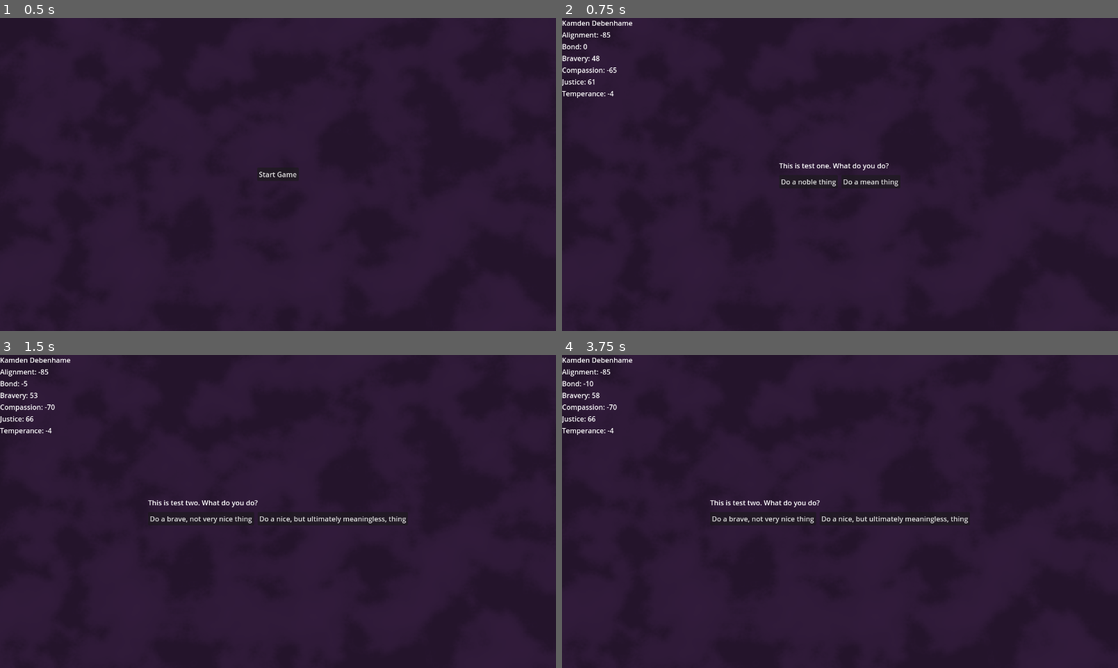
Above: before the commit, frames 1-4 (two rows, left to right).
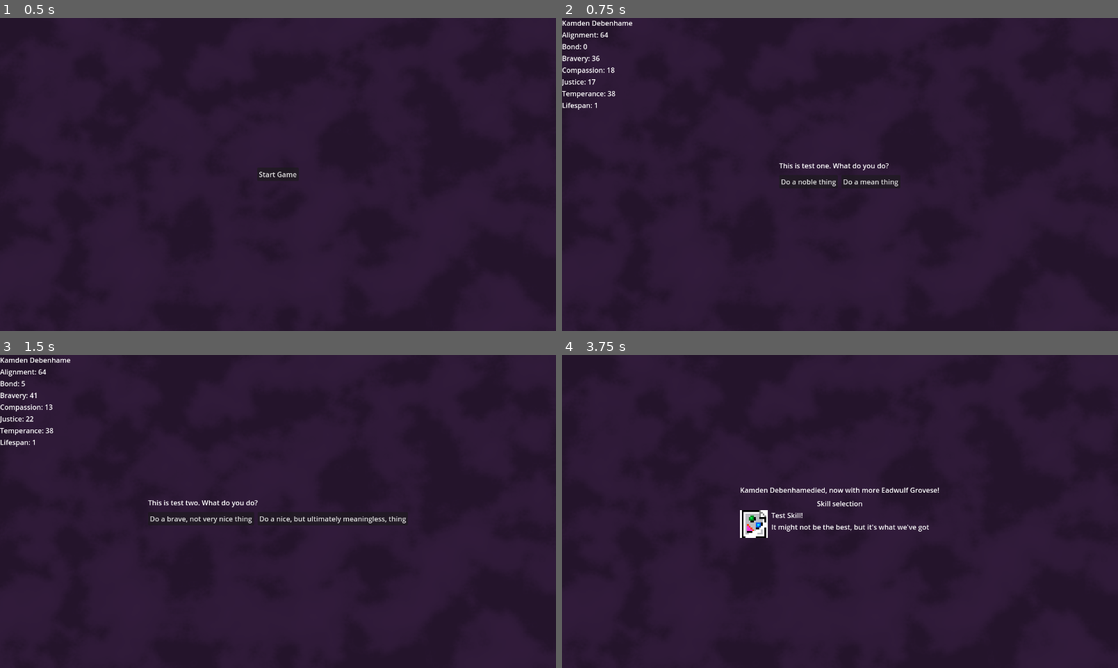
Above: after the commit, the same moments.

Repository: fiobabig/PirateJam16
Game: Godot game, scene res://app/game.tscn
Two runs of this game, one before a commit and one after it. Both use one fixed random seed, a clock stepped at 60 frames per second and the inputs below.
Inputs:
- Up to frame 1 (0.5 s): no input
- Up to frame 2 (0.75 s): click "Start Game" at 0.5 s
- Up to frame 3 (1.5 s): click "Do a noble thing" at 1.25 s
- Up to frame 4 (3.75 s): click "Do a brave, not very nice thi…" at 2 s; click "Do a nice, but ultimately mea…" at 2.75 s; click "Continue" at 3.5 s

Frame 1 is identical in both runs. In frame 2, 0.2% of the frame differs, in the area x 0-10%, y 4-30%; in frame 3, 0.2%; in frame 4, 2.2%, in the area x 0-73%, y 0-59%.

Commit message:
Skills

Diff:
--- /dev/null
+++ b/app/enums.gd
@@ -0,0 +1,3 @@
+extends Node
+
+enum Skills { TestSkill }
--- a/app/game_ui.gd
+++ b/app/game_ui.gd
@@ -1,5 +1,6 @@
 extends MarginContainer
 
+@onready var bearer_died: CanvasItem = %BearerDied
 @onready var bearer_display: CanvasItem = %BearerDisplay
 @onready var decision_display: CanvasItem = %DecisionDisplay
 @onready var inflection_display: CanvasItem = %InflectionDisplay
@@ -16,6 +17,7 @@
 	EventService.victory_good.connect(_on_victory_good)
 	EventService.victory_evil.connect(_on_victory_evil)
 	EventService.unbonded.connect(_on_unbonded)
+	EventService.bearer_died.connect(_on_bearer_died)
 
 
 func _on_start_decision(decision: Decision):
@@ -50,7 +52,14 @@
 	loss_display.visible = true
 
 
+func _on_bearer_died(previous: BearerResource, next: BearerResource):
+	_hide_all()
+
+	bearer_died.visible = true
+
+
 func _hide_all():
+	bearer_died.visible = false
 	bearer_display.visible = false
 	decision_display.visible = false
 	inflection_display.visible = false
--- a/app/game_ui.tscn
+++ b/app/game_ui.tscn
@@ -7,6 +7,7 @@
 [ext_resource type="PackedScene" uid="uid://566e71g14tc4" path="res://game_over/victory_evil.tscn" id="5_1mhxg"]
 [ext_resource type="PackedScene" uid="uid://cixct64hwog81" path="res://game_over/victory_good.tscn" id="6_1vyc8"]
 [ext_resource type="PackedScene" uid="uid://boq7u2txqtl36" path="res://game_over/loss_display.tscn" id="7_ib3yt"]
+[ext_resource type="PackedScene" uid="uid://cymk0jjrjss5" path="res://bearer/bearer_died.tscn" id="8_oet7t"]
 
 [node name="GameUI" type="MarginContainer"]
 anchors_preset = 15
@@ -39,3 +40,7 @@
 [node name="LossDisplay" parent="." instance=ExtResource("7_ib3yt")]
 unique_name_in_owner = true
 layout_mode = 2
+
+[node name="BearerDied" parent="." instance=ExtResource("8_oet7t")]
+unique_name_in_owner = true
+layout_mode = 2
--- /dev/null
+++ b/bearer/bearer_died.gd
@@ -0,0 +1,28 @@
+extends MarginContainer
+
+@onready var continue_button: Button = %Continue
+@onready var label: Label = %Label
+@onready var skill_selector: SkillSelector = %SkillSelector
+
+var _selected_skill: Enums.Skills
+
+
+func _ready() -> void:
+	EventService.bearer_died.connect(_on_bearer_died)
+	skill_selector.selected.connect(_on_skill_selected)
+
+	continue_button.visible = false
+
+
+func _on_bearer_died(previous: BearerResource, next: BearerResource):
+	label.text = previous.name + "died, now with more " + next.name + "!"
+
+
+func _on_continue_pressed() -> void:
+	SkillService.add_skill(_selected_skill)
+	EventService.next()
+
+
+func _on_skill_selected(skill: Enums.Skills):
+	_selected_skill = skill
+	continue_button.visible = true
--- /dev/null
+++ b/bearer/bearer_died.tscn
@@ -0,0 +1,38 @@
+[gd_scene load_steps=3 format=3 uid="uid://cymk0jjrjss5"]
+
+[ext_resource type="Script" path="res://bearer/bearer_died.gd" id="1_4oy5t"]
+[ext_resource type="PackedScene" uid="uid://2jr5loh2rnc" path="res://skill/skill_selector.tscn" id="2_1tv72"]
+
+[node name="BearerDied" type="MarginContainer"]
+anchors_preset = 15
+anchor_right = 1.0
+anchor_bottom = 1.0
+grow_horizontal = 2
+grow_vertical = 2
+script = ExtResource("1_4oy5t")
+
+[node name="CenterContainer" type="CenterContainer" parent="."]
+layout_mode = 2
+
+[node name="VBoxContainer" type="VBoxContainer" parent="CenterContainer"]
+layout_mode = 2
+theme_override_constants/separation = 8
+
+[node name="Label" type="Label" parent="CenterContainer/VBoxContainer"]
+unique_name_in_owner = true
+layout_mode = 2
+text = "who died and left you in charge"
+horizontal_alignment = 1
+
+[node name="SkillSelector" parent="CenterContainer/VBoxContainer" instance=ExtResource("2_1tv72")]
+unique_name_in_owner = true
+layout_mode = 2
+
+[node name="Continue" type="Button" parent="CenterContainer/VBoxContainer"]
+unique_name_in_owner = true
+layout_mode = 2
+size_flags_horizontal = 4
+size_flags_vertical = 4
+text = "Continue"
+
+[connection signal="pressed" from="CenterContainer/VBoxContainer/Continue" to="." method="_on_continue_pressed"]
--- a/bearer/display/bearer_display.gd
+++ b/bearer/display/bearer_display.gd
@@ -7,11 +7,14 @@
 @onready var compassion_label: Label = %Compassion
 @onready var justice_label: Label = %Justice
 @onready var temperance_label: Label = %Temperance
+@onready var lifespan_label: Label = %Lifespan
+@onready var skills_label: Label = %Skills
 
 
 func _ready() -> void:
 	visible = false
 	BearerService.changed.connect(_on_bearer_changed)
+	SkillService.selected_changed.connect(_on_selected_changed)
 
 
 func _on_bearer_changed(bearer: BearerResource):
@@ -23,3 +26,8 @@
 	compassion_label.text = "Compassion: " + str(bearer.compassion)
 	justice_label.text = "Justice: " + str(bearer.justice)
 	temperance_label.text = "Temperance: " + str(bearer.temperance)
+	lifespan_label.text = "Lifespan: " + str(bearer.lifespan)
+
+
+func _on_selected_changed(skills: Array[Enums.Skills]):
+	skills_label.text = "Skills: " + String(", ").join(skills.map(func(a): return SkillService.get_skill(a).name))
--- a/bearer/display/bearer_display.tscn
+++ b/bearer/display/bearer_display.tscn
@@ -41,3 +41,11 @@
 [node name="Temperance" type="Label" parent="VBoxContainer"]
 unique_name_in_owner = true
 layout_mode = 2
+
+[node name="Lifespan" type="Label" parent="VBoxContainer"]
+unique_name_in_owner = true
+layout_mode = 2
+
+[node name="Skills" type="Label" parent="VBoxContainer"]
+unique_name_in_owner = true
+layout_mode = 2
--- a/bearer/service/bearer_service.gd
+++ b/bearer/service/bearer_service.gd
@@ -11,18 +11,27 @@
 		return _current
 
 
-func create():
+func create() -> BearerResource:
 	var first_name = first_names[randi() % first_names.size()]
 	var last_name = last_names[randi() % last_names.size()]
 
 	_current = BearerResource.new()
 	_current.name = first_name + " " + last_name
-	_current.alignment = random_stat()
+	_current.alignment = _random_stat()
 	_current.bond = 0
-	_current.bravery = random_stat()
-	_current.compassion = random_stat()
-	_current.justice = random_stat()
-	_current.temperance = random_stat()
+	_current.bravery = _random_stat()
+	_current.compassion = _random_stat()
+	_current.justice = _random_stat()
+	_current.temperance = _random_stat()
+	_current.lifespan = 1
+
+	changed.emit(_current)
+
+	return _current
+
+
+func decrease_lifespan():
+	_current.lifespan = _current.lifespan - 1
 
 	changed.emit(_current)
 
@@ -31,19 +40,34 @@
 	return _current.bond <= -100
 
 
+func is_dead() -> bool:
+	return _current.lifespan <= 0
+
+
 func update(option: DecisionOption):
-	_current.bravery += option.bravery
-	_current.compassion += option.compassion
-	_current.justice += option.justice
-	_current.temperance += option.temperance
+	_current.bravery = _cap(_current.bravery + option.bravery)
+	_current.compassion = _cap(_current.compassion + option.compassion)
+	_current.justice = _cap(_current.justice + option.justice)
+	_current.temperance = _cap(_current.temperance + option.temperance)
 
 	if sign(_current.alignment) == sign(option.alignment):
 		_current.bond += abs(option.alignment)
 	else:
 		_current.bond -= abs(option.alignment)
 
+	_current.bond = _cap(_current.bond)
+
 	changed.emit(_current)
 
 
-func random_stat():
+func _cap(value: int):
+	if value > 100:
+		return 100
+	elif value < -100:
+		return -100
+	else:
+		return value
+
+
+func _random_stat():
 	return randi() % 201 - 100
--- a/event/decision/instances/test_decision_two.tres
+++ b/event/decision/instances/test_decision_two.tres
@@ -8,6 +8,8 @@
 alignment = 5
 bravery = 5
 compassion = -5
+justice = 0
+temperance = 0
 text = "Do a brave, not very nice thing"
 
 [sub_resource type="Resource" id="Resource_fkx1p"]
@@ -15,6 +17,8 @@
 alignment = 0
 bravery = 0
 compassion = 5
+justice = 0
+temperance = 0
 text = "Do a nice, but ultimately meaningless, thing"
 
 [resource]
--- a/event/service/event_service.gd
+++ b/event/service/event_service.gd
@@ -5,6 +5,7 @@
 signal victory_good
 signal victory_evil
 signal unbonded(bearer: BearerResource)
+signal bearer_died(previous: BearerResource, next: BearerResource)
 
 @export var decisions: Array[Decision]
 @export var inflections: Array[InflectionResource]
@@ -20,6 +21,9 @@
 
 func next():
 	if _process_unbonded():
+		return
+
+	if _process_lifespan():
 		return
 
 	var victory = _process_victory()
@@ -45,6 +49,7 @@
 
 func _process_inflection():
 	_time_to_next_inflection = 3
+	BearerService.decrease_lifespan()
 
 	_current_inflection = inflections[randi() % inflections.size()]
 
@@ -76,6 +81,18 @@
 		return Victory.None
 
 
+func _process_lifespan() -> bool:
+	if BearerService.is_dead() == false:
+		return false
+
+	var previous = BearerService.current
+	var next = BearerService.create()
+
+	bearer_died.emit(previous, next)
+
+	return true
+
+
 func _process_unbonded() -> bool:
 	if BearerService.is_unbonded() == false:
 		return false
--- a/project.godot
+++ b/project.godot
@@ -20,6 +20,8 @@
 EventService="*res://event/service/event_service.tscn"
 BearerService="*res://bearer/service/bearer_service.tscn"
 GameService="*res://app/game_service.gd"
+SkillService="*res://skill/service/skill_service.tscn"
+Enums="*res://app/enums.gd"
 
 [display]
 
--- /dev/null
+++ b/skill/display/skill_display.gd
@@ -0,0 +1,23 @@
+extends MarginContainer
+class_name SkillDisplay
+
+signal selected(skill: Enums.Skills)
+
+@onready var icon: TextureRect = %Icon
+@onready var name_label: Label = %Name
+@onready var description_label: Label = %Description
+
+var _skill: Enums.Skills
+
+
+func init(skill: SkillResource):
+	_skill = skill.value
+
+	name_label.text = skill.name
+	description_label.text = skill.description
+	icon.texture = skill.icon
+
+
+func _gui_input(event: InputEvent):
+	if event is InputEventMouseButton and event.button_index == MOUSE_BUTTON_LEFT and event.pressed:
+		selected.emit(_skill)
--- /dev/null
+++ b/skill/display/skill_display.tscn
@@ -0,0 +1,46 @@
+[gd_scene load_steps=3 format=3 uid="uid://kppd4qubr16d"]
+
+[ext_resource type="Script" path="res://skill/display/skill_display.gd" id="1_c1ipa"]
+[ext_resource type="Texture2D" uid="uid://b54u1dxrjccaq" path="res://assets/unknown_icon.png" id="1_lymlh"]
+
+[node name="SkillDisplay" type="MarginContainer"]
+anchors_preset = 15
+anchor_right = 1.0
+anchor_bottom = 1.0
+grow_horizontal = 2
+grow_vertical = 2
+size_flags_horizontal = 3
+size_flags_vertical = 3
+mouse_filter = 0
+script = ExtResource("1_c1ipa")
+
+[node name="HBoxContainer" type="HBoxContainer" parent="."]
+layout_mode = 2
+size_flags_vertical = 0
+theme_override_constants/separation = 8
+
+[node name="Control" type="MarginContainer" parent="HBoxContainer"]
+custom_minimum_size = Vector2(64, 64)
+layout_mode = 2
+
+[node name="Icon" type="TextureRect" parent="HBoxContainer/Control"]
+unique_name_in_owner = true
+layout_mode = 2
+texture = ExtResource("1_lymlh")
+expand_mode = 3
+
+[node name="VBoxContainer" type="VBoxContainer" parent="HBoxContainer"]
+layout_mode = 2
+size_flags_horizontal = 3
+
+[node name="Name" type="Label" parent="HBoxContainer/VBoxContainer"]
+unique_name_in_owner = true
+layout_mode = 2
+mouse_filter = 1
+text = "Name"
+
+[node name="Description" type="Label" parent="HBoxContainer/VBoxContainer"]
+unique_name_in_owner = true
+layout_mode = 2
+mouse_filter = 1
+text = "Description"
--- /dev/null
+++ b/skill/resources/test_skill.tres
@@ -0,0 +1,11 @@
+[gd_resource type="Resource" script_class="SkillResource" load_steps=3 format=3 uid="uid://bcnvgc0liiti6"]
+
+[ext_resource type="Texture2D" uid="uid://b54u1dxrjccaq" path="res://assets/unknown_icon.png" id="1_2alm0"]
+[ext_resource type="Script" path="res://skill/skill_resource.gd" id="1_q4xco"]
+
+[resource]
+script = ExtResource("1_q4xco")
+name = "Test Skill!"
+description = "It might not be the best, but it's what we've got"
+icon = ExtResource("1_2alm0")
+value = 0
--- /dev/null
+++ b/skill/service/skill_service.gd
@@ -0,0 +1,28 @@
+extends Node
+
+signal selected_changed(skills: Array[Enums.Skills])
+
+@export var skills: Array[SkillResource] = []
+
+var _selected_skills: Array[Enums.Skills] = []  # maybe just change it to store the resource instead and emit the resources instead of the enum
+
+
+func has_skill(skill: Enums.Skills) -> bool:
+	return skill in _selected_skills
+
+
+func add_skill(skill: Enums.Skills):
+	if has_skill(skill):
+		return
+
+	_selected_skills.append(skill)
+
+	selected_changed.emit(_selected_skills)
+
+
+func get_skill(skill: Enums.Skills):
+	for s in skills:
+		if s.value == skill:
+			return s
+
+	push_error("Unable to find skill: %skill" % skill)
--- /dev/null
+++ b/skill/service/skill_service.tscn
@@ -0,0 +1,9 @@
+[gd_scene load_steps=4 format=3 uid="uid://cfhrwg15dqri5"]
+
+[ext_resource type="Script" path="res://skill/service/skill_service.gd" id="1_03hnt"]
+[ext_resource type="Script" path="res://skill/skill_resource.gd" id="2_sjkbc"]
+[ext_resource type="Resource" uid="uid://bcnvgc0liiti6" path="res://skill/resources/test_skill.tres" id="3_w3anb"]
+
+[node name="SkillService" type="Node"]
+script = ExtResource("1_03hnt")
+skills = Array[ExtResource("2_sjkbc")]([ExtResource("3_w3anb")])
--- /dev/null
+++ b/skill/skill_resource.gd
@@ -0,0 +1,7 @@
+extends Resource
+class_name SkillResource
+
+@export var name: String
+@export var description: String
+@export var icon: Texture2D
+@export var value: Enums.Skills
--- /dev/null
+++ b/skill/skill_selector.gd
@@ -0,0 +1,21 @@
+extends MarginContainer
+class_name SkillSelector
+
+signal selected(skill: SkillResource)
+
+@export var skill_display_scene: PackedScene
+
+@onready var skill_list: VBoxContainer = %SkillList
+
+
+func _ready() -> void:
+	for skill in SkillService.skills:
+		var instance = skill_display_scene.instantiate()
+		skill_list.add_child(instance)
+
+		instance.init(skill)
+		instance.selected.connect(_on_skill_selected)
+
+
+func _on_skill_selected(skill: Enums.Skills):
+	selected.emit(skill)
--- /dev/null
+++ b/skill/skill_selector.tscn
@@ -0,0 +1,25 @@
+[gd_scene load_steps=3 format=3 uid="uid://2jr5loh2rnc"]
+
+[ext_resource type="Script" path="res://skill/skill_selector.gd" id="1_at5ta"]
+[ext_resource type="PackedScene" uid="uid://kppd4qubr16d" path="res://skill/display/skill_display.tscn" id="2_xsc1i"]
+
+[node name="SkillSelector" type="MarginContainer"]
+anchors_preset = 15
+anchor_right = 1.0
+anchor_bottom = 1.0
+grow_horizontal = 2
+grow_vertical = 2
+script = ExtResource("1_at5ta")
+skill_display_scene = ExtResource("2_xsc1i")
+
+[node name="VBoxContainer" type="VBoxContainer" parent="."]
+layout_mode = 2
+
+[node name="Label" type="Label" parent="VBoxContainer"]
+layout_mode = 2
+text = "Skill selection"
+horizontal_alignment = 1
+
+[node name="SkillList" type="VBoxContainer" parent="VBoxContainer"]
+unique_name_in_owner = true
+layout_mode = 2
Not shown: 1 places in app/game_ui.tscn that only renumber resources
Binary file added: assets/unknown_icon.png
Not shown, added: assets/unknown_icon.png.import
